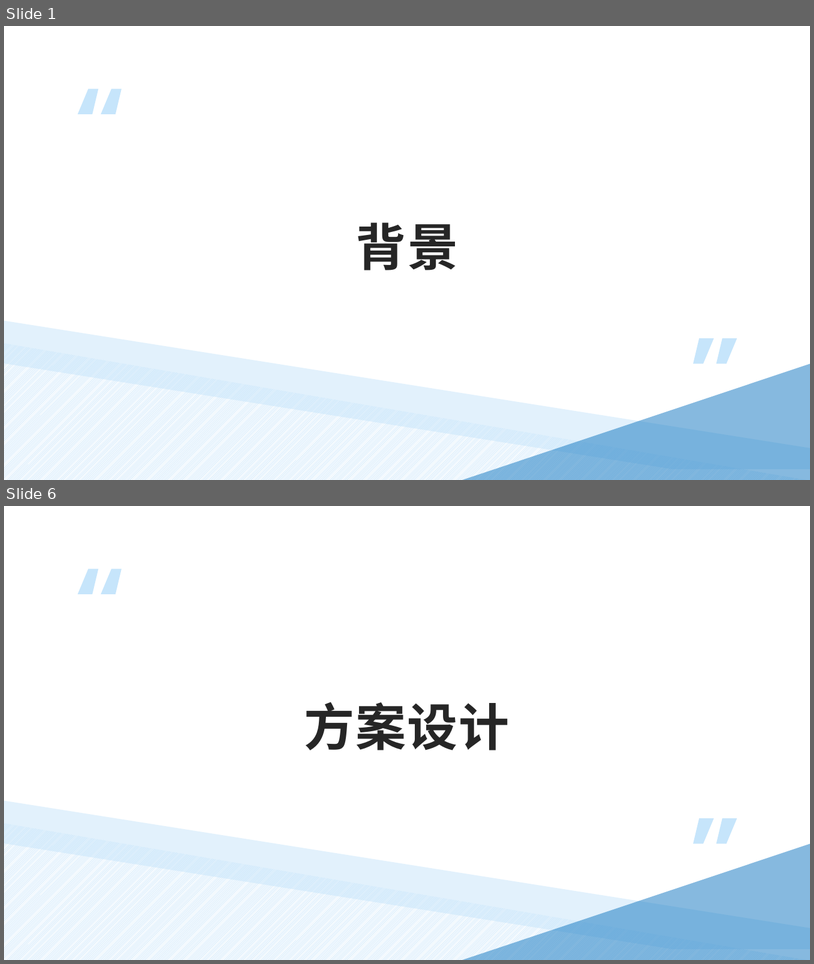
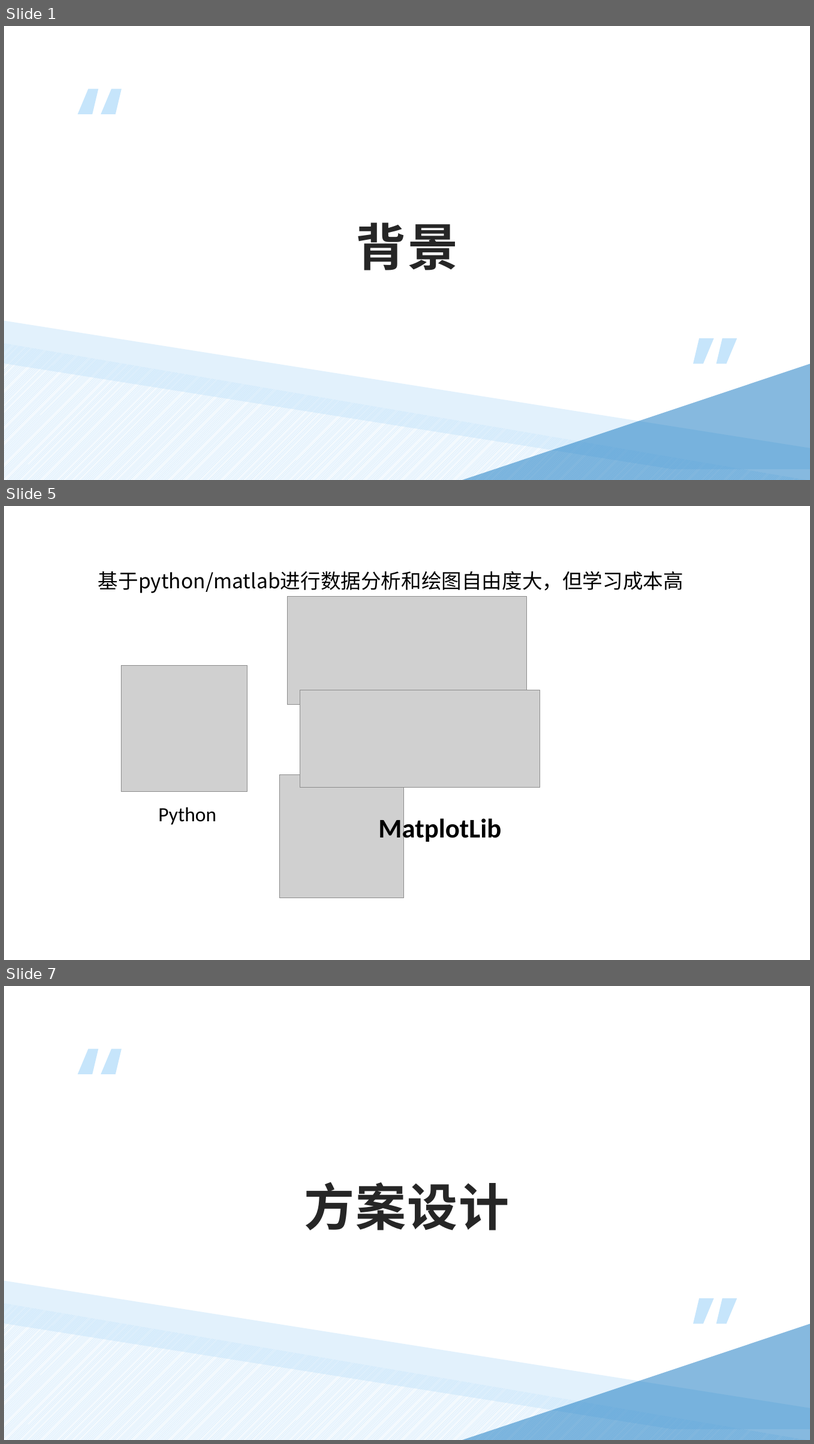
Before and after one commit to czyt1988/data-workbench, a slide deck: doc/DataWorkFlow-chart.pptx. Shown one above the other, each under a label of ours: slides 1 and 6 before the commit, slides 1, 5 and 7 after it; the slides between them are not shown. The pictures are 814x964 and 814x1444 pixels, drawn with LibreOffice and Linux fonts; fonts in the diff are those of the drawing; grey boxes stand for pictures. Boxes give left, top, right and bottom in pixels: in the first picture for what was removed or moved away, otherwise in the second. Text is boxed around its words. In the diff, an @@ line names an element or a change of style, - is before the commit and + after.

```diff
--- a/doc/DataWorkFlow-chart.pptx
+++ b/doc/DataWorkFlow-chart.pptx
@@ slide 5 added at bbox=[4, 506, 810, 960], background #FFFFFF @@
@@ text added at bbox=[98, 571, 684, 593], 24 pt, text #000000 @@
+基于python/matlab进行数据分析和绘图自由度大，但学习成本高
@@ picture added at bbox=[287, 597, 527, 705] @@
@@ picture added at bbox=[122, 665, 247, 791] @@
@@ picture added at bbox=[300, 690, 540, 787] @@
@@ picture added at bbox=[280, 775, 404, 897] @@
@@ text added at bbox=[158, 807, 216, 825], 24 pt, text #000000 @@
+Python
@@ text added at bbox=[378, 815, 501, 844], 32 pt, text #000000, bold @@
+MatplotLib
@@ what was slide 6 is now slide 7 @@
```
Also in this commit, not shown: 9 slides changed, 4 other slides added, 1 slide removed, 25 other files.
